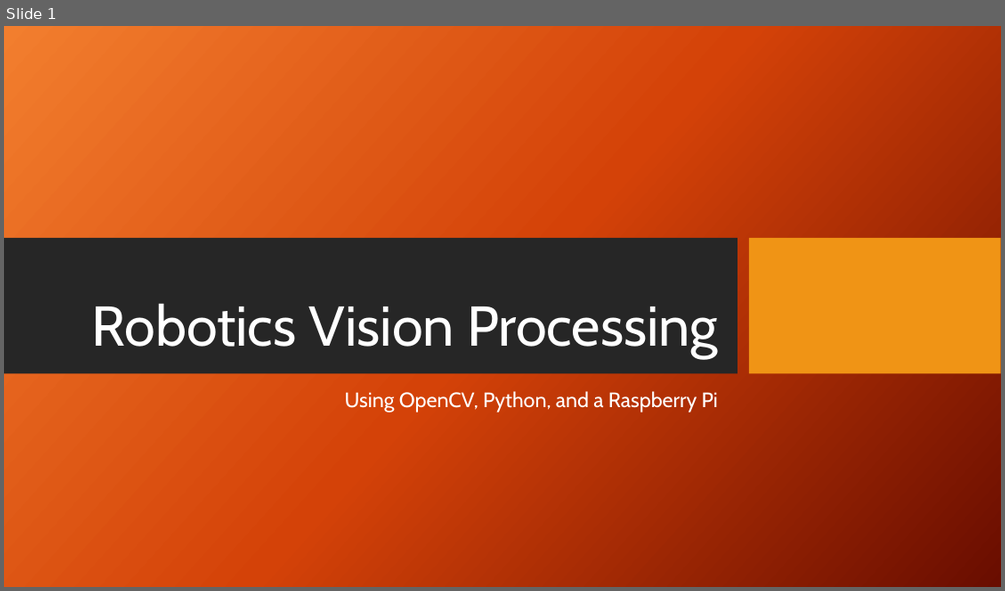
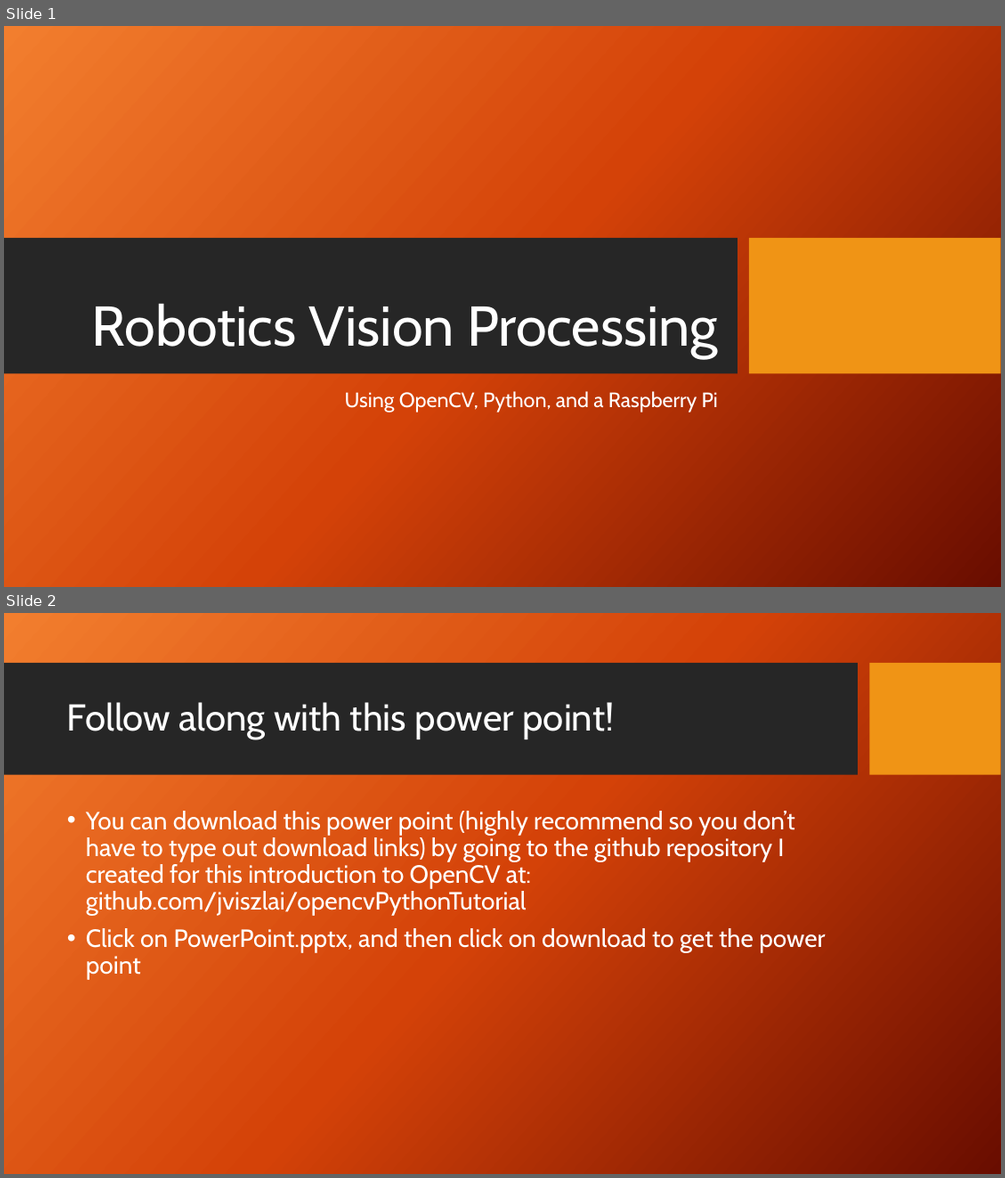
Before and after one commit to jviszlai/opencvPythonTutorial, a slide deck: PowerPoint.pptx. Shown one above the other, each under a label of ours: slide 1 before the commit, slides 1 and 2 after it. The pictures are 1005x591 and 1005x1178 pixels, drawn with LibreOffice and Linux fonts; fonts in the diff are those of the drawing; background and template pictures are left out. Boxes give left, top, right and bottom in pixels: in the first picture for what was removed or moved away, otherwise in the second. Text is boxed around its words. In the diff, an @@ line names an element or a change of style, - is before the commit and + after.

Commit message:
finished power point

```diff
--- a/PowerPoint.pptx
+++ b/PowerPoint.pptx
@@ slide 2 added at [4, 613, 1001, 1174], background picture (left out) @@
@@ rectangle added at [4, 663, 858, 775], fill #262626 @@
@@ rectangle added at [870, 663, 1001, 775], fill #F09415 @@
@@ title added at [67, 702, 615, 739], 36 pt, text #FFFFFF @@
+Follow along with this power point!
@@ text added at [86, 811, 825, 980], 24 pt, text #FFFFFF @@
+• You can download this power point (highly recommend so you don’t have to type out download links) by going to the github repository I created for this introduction to OpenCV at: github.com/jviszlai/opencvPythonTutorial
+• Click on PowerPoint.pptx, and then click on download to get the power point
```
Also in this commit, not shown: 3 slides changed, 11 other slides added.
